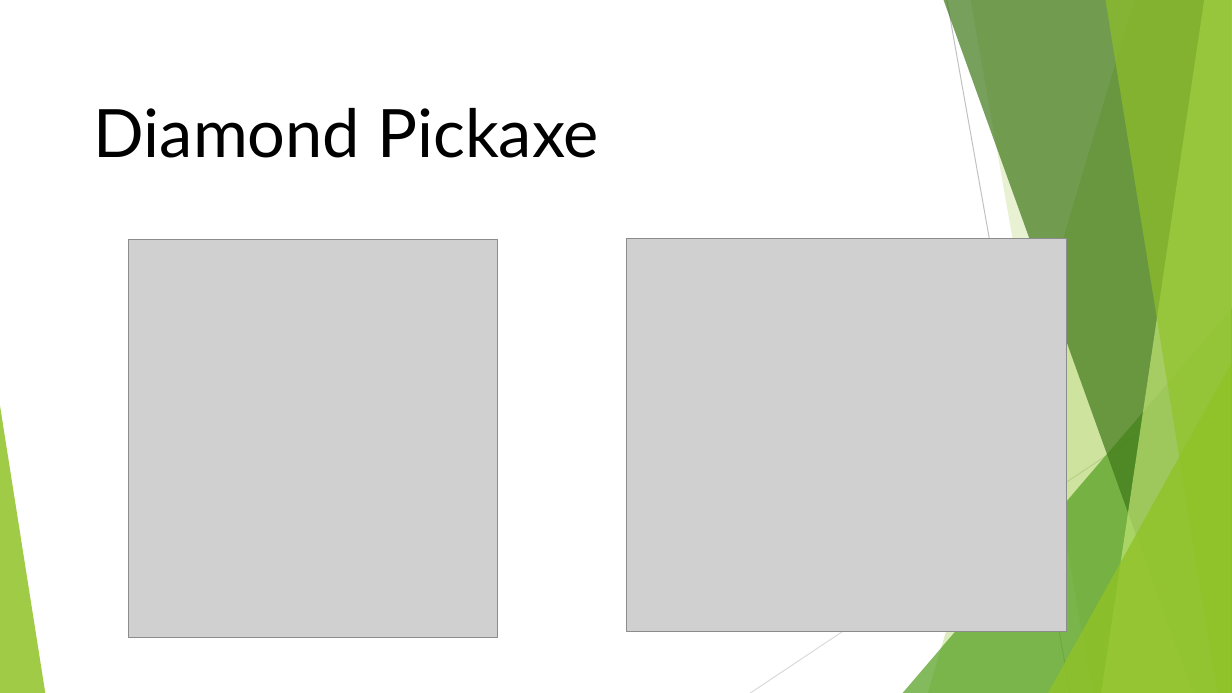
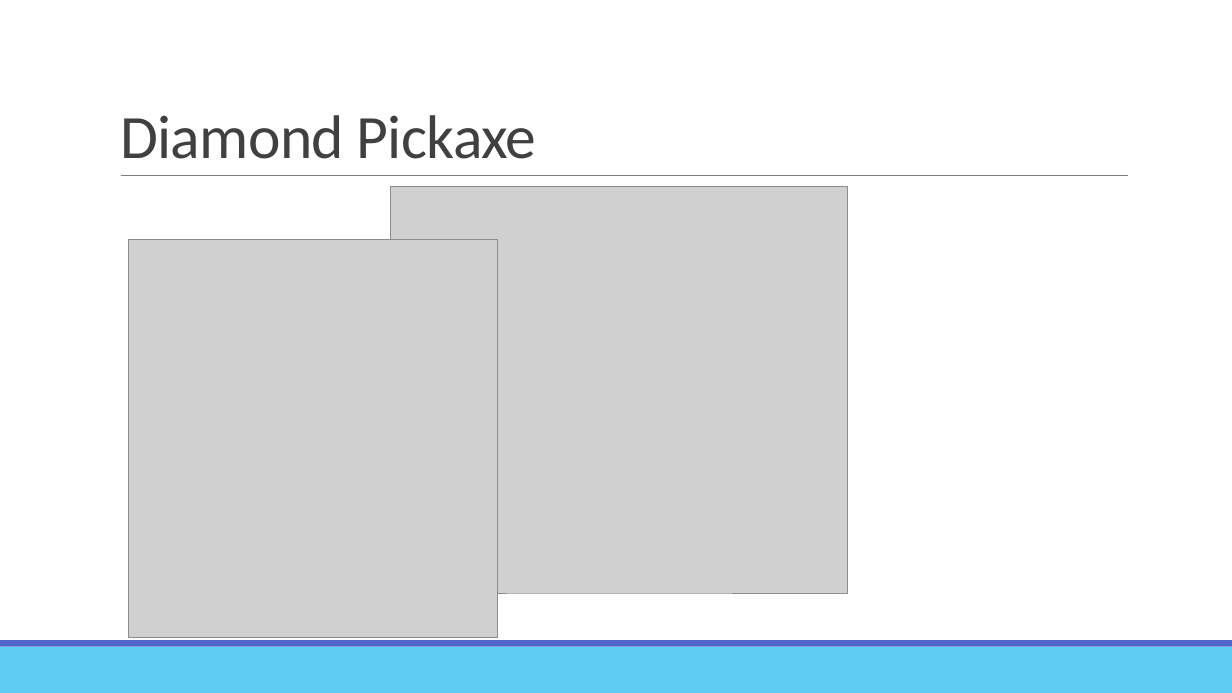
Before and after one commit to 24tweikel/TkInterTutorial, a slide deck: slide 10 of tkinter.pptx. Drawn at 1232x693 pixels with LibreOffice and Linux fonts; fonts in the diff are those of the drawing; grey boxes stand for pictures. Boxes give left, top, right and bottom in pixels: in the first picture for what was removed or moved away, otherwise in the second. Text is boxed around its words. In the diff, an @@ line names an element or a change of style, - is before the commit and + after.

```diff
--- a/tkinter.pptx
+++ b/tkinter.pptx
@@ title "Diamond Pickaxe": place and size @@
-title "Diamond Pickaxe" at bbox=[94, 108, 599, 158]
+title "Diamond Pickaxe" at bbox=[120, 115, 537, 159]
@@ title "Diamond Pickaxe" at bbox=[120, 115, 537, 159]: size 52 to 48 pt, font Lato to Calibri, text colour #000000 to #404040, letter spacing 0 to -0.5 pt; line spacing 1 to 0.85; vertical alignment middle to bottom @@
@@ line added from (121, 176) to (1128, 176), #808080 0.5 pt @@
@@ picture: place and size @@
-picture at bbox=[627, 239, 1067, 631]
+picture at bbox=[391, 187, 848, 593]
@@ group removed at bbox=[0, 0, 1232, 693]: 5 freeform shapes, 3 triangles, 2 lines @@
@@ rectangle added at bbox=[0, 647, 1232, 693], fill #5ECCF3 @@
@@ rectangle added at bbox=[0, 640, 1232, 647], fill #4E67C8 @@
```
Also in this commit, not shown: 9 other slides changed, 1 slide added, 1 slide removed.
